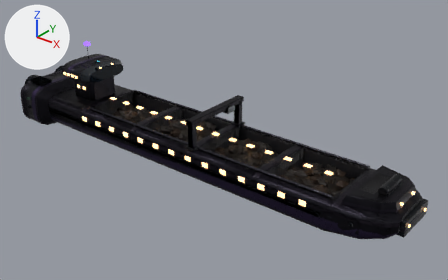
The glTF model assets/ships/parts/places/place_quiessence_freighter_c.glb: old version first, new version second.
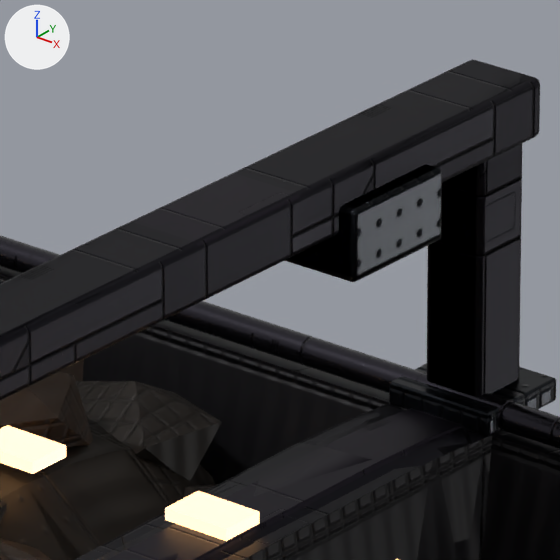
Old and new are each drawn whole from a 50 mm camera at (33.4, -38.8, 25.2) aimed at (1.6, 1.1, 0.5) and again close up on the part from 44% to 55% of the width and 32% to 49% of the height. Every picture has the same lights, and +X, +Y and +Z are marked at upper left. The first two pictures are the older version. Objects named as collision shapes, trigger or cutter boxes, shadow casters or lower levels of detail are left out. Where no turn or scale is listed for an object, it has been applied to the vertices. Vertices at exactly the same position are counted once.

In view in the first close-up: 'LOD0_BrushedMetal', 'LOD0_Hull', 'LOD0_Mechanical', 'LOD0_MechanicalDark', 'LOD0_Warning', 'LOD1_Ceramic_ore', 'LOD1_Ceramic_ore2', 'LOD1_Hull', 'LOD1_Mechanical', 'LOD1_MechanicalDark_ore', 'LOD2_Hull', 'LOD2_MechanicalDark', 'LOD2_MechanicalDark_ore' and 7 more.
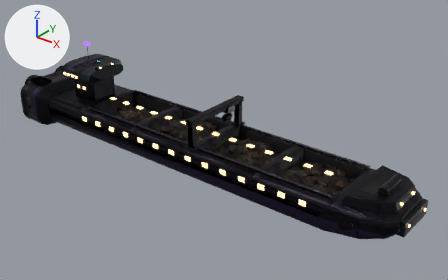
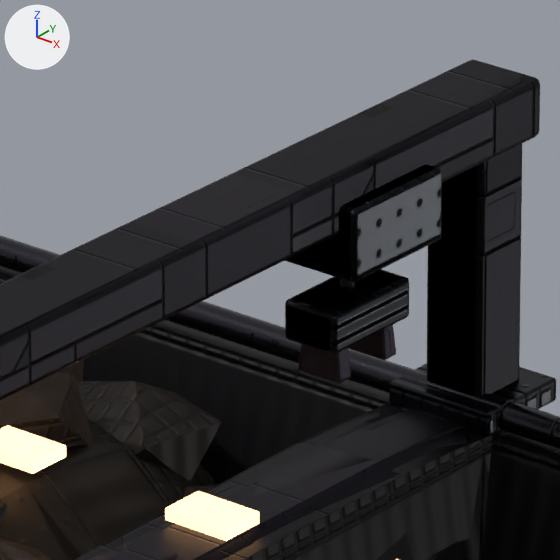
Where the newer file only moved an object's origin or applied its transform, the numbers keep the older frame.

Pixel boxes [x1, y1, x2, y2] of what changed, in the close-ups (560 x 560 px):
'LOD1_Mechanical', reshaped: before [288, 164, 556, 436]; after [285, 164, 556, 436]
'LOD2_MechanicalDark', reshaped: before [169, 330, 545, 560]; after [169, 289, 545, 560]
part 1 of me_lod0_mechanical, added: after [285, 270, 409, 354]
part 2 of me_lod0_mechanicaldark, added: after [340, 278, 355, 290]
part 3 of me_lod0_warning, added: after [298, 344, 351, 383]
part 4 of me_lod0_warning, added: after [348, 325, 396, 360]
part 5 of me_lod1_mechanical, added: after [285, 269, 409, 354]
part 6 of me_lod2_mechanicaldark, reshaped: before [417, 462, 453, 560]; after [377, 534, 410, 560]

What the commit changed:
me_lod0_mechanical is used by ob_lod0_mechanical; location (0.0, 0.0, 0.0).
me_lod0_mechanical had 3001 vertices, 5603 faces and spanned x -22.8..20.4, y -4.7..4.7, z -2.2..6.5.
me_lod0_mechanical now has 3097 vertices, 5791 faces and spans x -22.8..20.4, y -4.7..4.7, z -2.2..6.5.
me_lod0_mechanical part 1: the loose piece of 96 vertices spanning x 1.0..2.0, y 1.0..2.2, z 3.2..3.8 is copied, and the copy is scaled about its middle by (0.478, 0.858, 0.534), then moved by (0.0, 0.0, -0.8); it spans x 1.2..1.8, y 1.1..2.1, z 2.5..2.9.
me_lod0_mechanicaldark is used by ob_lod0_mechanicaldark; location (0.0, 0.0, 0.0).
me_lod0_mechanicaldark had 2584 vertices, 4306 faces and spanned x -22.8..18.4, y -4.7..4.7, z -2.1..2.6.
me_lod0_mechanicaldark now has 2776 vertices, 4686 faces and spans x -22.8..18.4, y -4.7..4.7, z -2.1..3.3.
me_lod0_mechanicaldark part 2: a new loose piece of 192 vertices spanning x 1.4..1.6, y 1.5..1.7, z 2.8..3.3, in mat_material_mechanicaldark.
me_lod0_warning is used by ob_lod0_warning; location (0.0, 0.0, 0.0).
me_lod0_warning had 4122 vertices, 7138 faces and spanned x -21.4..20.4, y -4.6..4.6, z -2.2..4.1.
me_lod0_warning now has 4314 vertices, 7514 faces and spans x -21.4..20.4, y -4.6..4.6, z -2.2..4.1.
me_lod0_warning part 3: a new loose piece of 96 vertices spanning x 1.3..1.7, y 1.2..1.4, z 2.2..2.8, in mat_material_warning.
me_lod0_warning part 4: a new loose piece of 96 vertices spanning x 1.3..1.7, y 1.8..2.0, z 2.2..2.8, in mat_material_warning.
me_lod1_mechanical is used by ob_lod1_mechanical; location (0.0, 0.0, 0.0).
me_lod1_mechanical had 1571 vertices, 2789 faces and spanned x -22.8..20.4, y -4.7..4.7, z -2.2..6.5.
me_lod1_mechanical now has 1651 vertices, 2945 faces and spans x -22.8..20.4, y -4.7..4.7, z -2.2..6.5.
me_lod1_mechanical part 5: the loose piece of 88 vertices spanning x 1.0..2.0, y 1.0..2.2, z 3.2..3.8 is copied, and the copy is scaled about its middle by (0.478, 0.858, 0.532), then moved by (0.0, 0.0, -0.8); it spans x 1.2..1.8, y 1.1..2.1, z 2.5..2.9.
Other edits to the shape of me_lod1_mechanical do not show in these pictures.
me_lod2_mechanicaldark is used by ob_lod2_mechanicaldark; location (0.0, 0.0, 0.0).
me_lod2_mechanicaldark had 442 vertices, 564 faces and spanned x -22.8..18.4, y -4.1..4.1, z -2.1..2.6.
me_lod2_mechanicaldark now has 470 vertices, 605 faces and spans x -22.8..18.4, y -4.1..4.1, z -2.1..3.3.
me_lod2_mechanicaldark part 6: 5 vertices removed from x 1.0..14.8, y -2.1..2.1, z -0.1..1.4; 12 vertices added at x 1.0..17.6, y -2.3..2.3, z -0.1..2.0.
Other edits to the shape of me_lod2_mechanicaldark do not show in these pictures.
